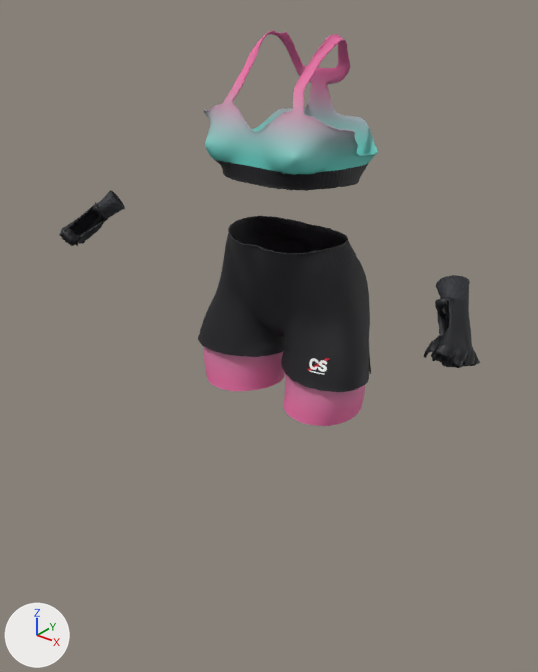
Two versions of the glTF model public/coaches/kaila/tenues/mma.glb, one commit apart.
One viewpoint serves both versions: a camera (50 mm lens) standing at (0.957, -1.298, 1.542) and looking at (-0.026, -0.07, 0.78). Arrows for +X, +Y and +Z are at lower left; the lights stay in place. The picture after the commit comes second.

The scene before the commit, as lines of its bpy script (objects in view):
```python
me_gants_mma = bpy.data.meshes.new('gants-mma')
me_gants_mma.from_pydata(...)  # 4402 vertices, 8836 faces; spans x -0.539..0.539, y -0.278..-0.115, z 0.939..1.072
# faces by material slot: [7280, 1556]
me_gants_mma.materials.append(mat_gant_mma__16181d)
me_gants_mma.materials.append(mat_sangle_mma__2b2d33)
me_haut_brassiere_003 = bpy.data.meshes.new('haut-brassiere.003')
me_haut_brassiere_003.from_pydata(...)  # 6798 vertices, 13604 faces; spans x -0.192..0.192, y -0.171..0.084, z 1.153..1.437
# faces by material slot: [9888, 3716]
me_haut_brassiere_003.materials.append(mat_haut_brassiere_degrade)
me_haut_brassiere_003.materials.append(mat_liseré__17171c)
me_short_surshort = bpy.data.meshes.new('short-surshort')
me_short_surshort.from_pydata(...)  # 6462 vertices, 12928 faces; spans x -0.232..0.232, y -0.147..0.109, z 0.73..1.033
# faces by material slot: [8938, 3990]
me_short_surshort.materials.append(mat_short_surshort__17171c)
me_short_surshort.materials.append(mat_ceinture_surshort__17171c)
ob_gants_mma = bpy.data.objects.new('gants-mma', me_gants_mma)
ob_gants_mma.location = (0.0, 0.0, 0.0)
ob_haut_brassiere = bpy.data.objects.new('haut-brassiere', me_haut_brassiere_003)
ob_haut_brassiere.location = (0.0, 0.0, 0.0)
ob_short_surshort = bpy.data.objects.new('short-surshort', me_short_surshort)
ob_short_surshort.location = (0.0, 0.0, 0.0)
# also in view: 'short-vale-tudo' at (0.0, -0.044, 0.695)
```
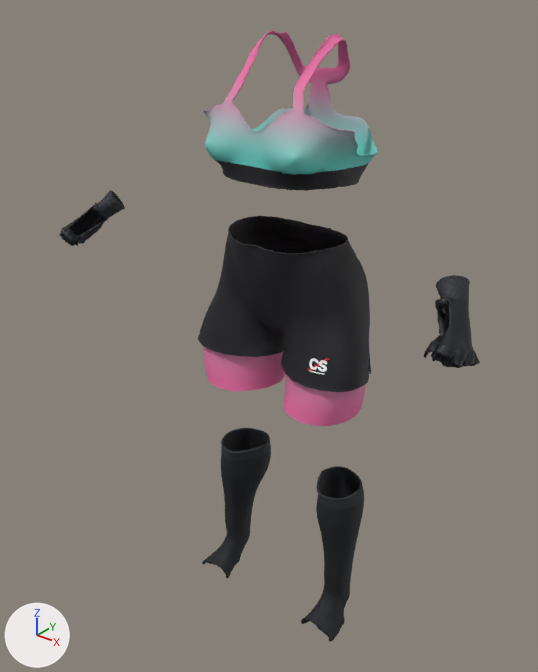
What changed in the scene script:
```text
Add img_elastique__2b2d33_n:
    img_elastique__2b2d33_n = load_image('elastique-#2B2D33_n', '_unpacked/elastique-_2B2D33_n', 256, 256, 'Non-Color')
Add img_protection_mma__16181d_n:
    img_protection_mma__16181d_n = load_image('protection-mma-#16181D_n', '_unpacked/protection-mma-_16181D_n', 256, 256, 'Non-Color')
Add mat_elastique__2b2d33:
    mat_elastique__2b2d33 = bpy.data.materials.new('elastique-#2B2D33')
    # colours: dark grey #2b2d33, mixed with the vertex colours
    # uses the picture img_elastique__2b2d33_n
Add mat_protection_mma__16181d:
    mat_protection_mma__16181d = bpy.data.materials.new('protection-mma-#16181D')
    # colours: black #16181d, mixed with the vertex colours
    # uses the picture img_protection_mma__16181d_n
Add me_protege_tibias_mma:
    me_protege_tibias_mma.from_pydata(...)  # 6948 vertices, 13896 faces; spans x -0.225..0.225, y -0.133..0.054, z 0.01..0.414
    # faces by material slot: [10874, 3022]
    me_protege_tibias_mma.materials.append(mat_protection_mma__16181d)
    me_protege_tibias_mma.materials.append(mat_elastique__2b2d33)
Add ob_protege_tibias_mma:
    ob_protege_tibias_mma = bpy.data.objects.new('protege-tibias-mma', me_protege_tibias_mma)
    ob_protege_tibias_mma.location = (0.0, 0.0, 0.0)
```

Where the change shows, as pixel boxes [x1, y1, x2, y2] in the pictures (538 x 672 px):
'protege-tibias-mma', added
    after: [202, 428, 364, 642]
    faces in mat_protection_mma__16181d: [202, 437, 364, 642]
    faces in mat_elastique__2b2d33: [221, 428, 364, 510]
